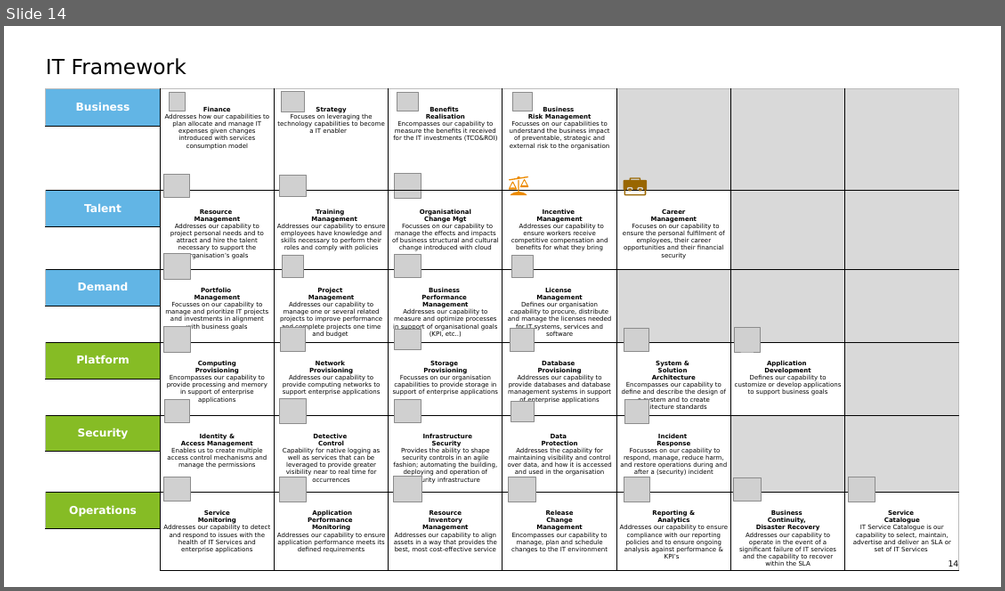
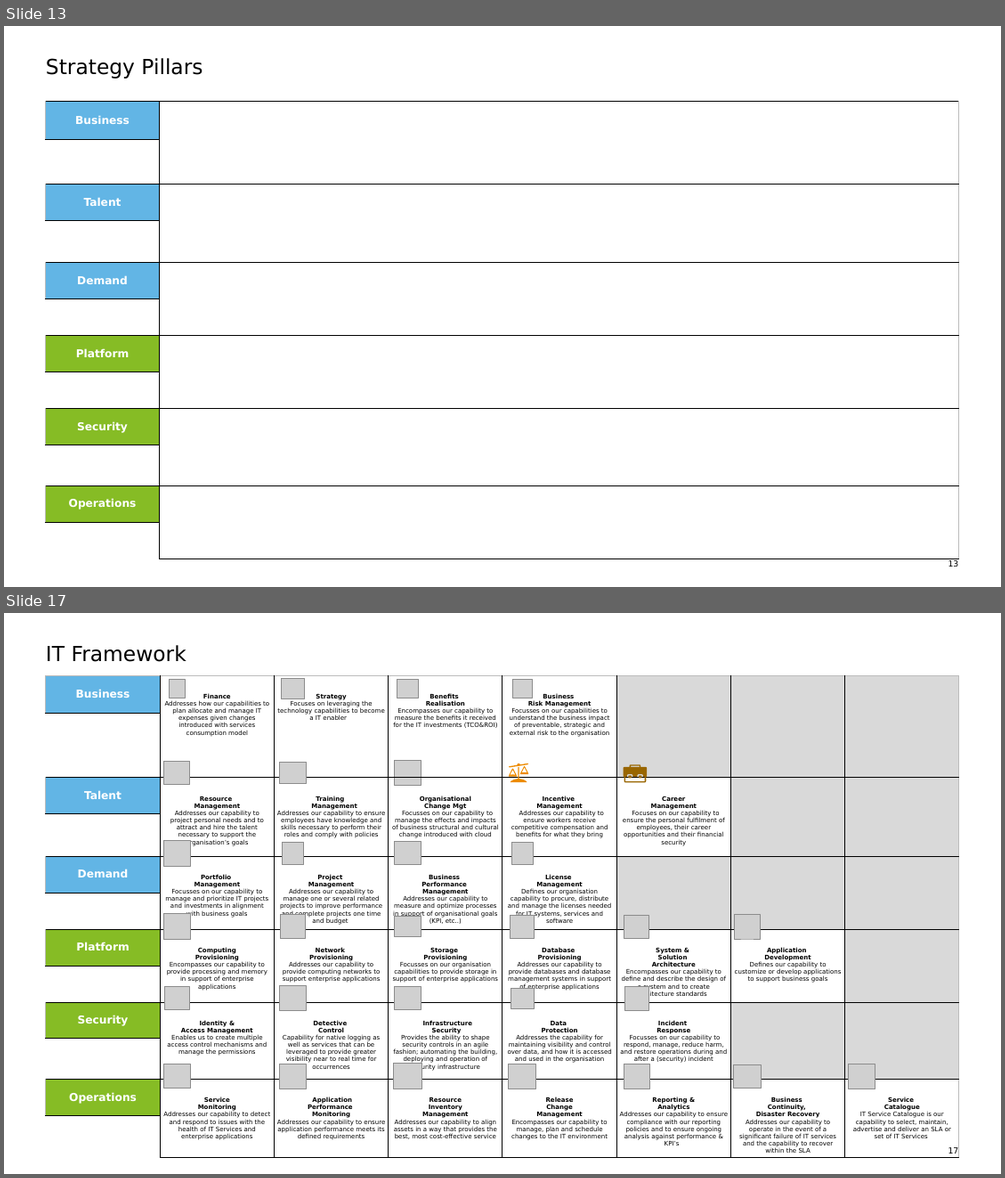
Before and after one commit to sjhoeksma/docs4it, a slide deck: support-material/docs4IT.pptx. Shown one above the other, each under a label of ours: slide 14 before the commit, slides 13 and 17 after it; the slides between them are not shown. The pictures are 1005x591 and 1005x1178 pixels, drawn with LibreOffice and Linux fonts; fonts in the diff are those of the drawing; grey boxes stand for pictures. Boxes give left, top, right and bottom in pixels: in the first picture for what was removed or moved away, otherwise in the second. Text is boxed around its words. In the diff, an @@ line names an element or a change of style, - is before the commit and + after.

```diff
--- a/support-material/docs4IT.pptx
+++ b/support-material/docs4IT.pptx
@@ slide 13 added at bbox=[4, 26, 1001, 587], background #FFFFFF @@
@@ table added at bbox=[45, 63, 959, 558], 13 rows, 3 columns @@
+ |  | 
+Business |  | 
+ |  | 
+Talent |  | 
+ |  | 
+Demand |  | 
+ |  | 
+Platform |  | 
+ |  | 
+Security |  | 
+ |  | 
+Operations |  | 
+ |  | 
@@ title added at bbox=[46, 58, 202, 79], 20 pt, text #000000 @@
+Strategy Pillars
@@ page number added at bbox=[948, 560, 959, 566], 8 pt, text #000000 @@
+13
@@ what was slide 14 is now slide 17 @@
@@ page number at bbox=[948, 1147, 959, 1156]: text changed @@
-14
+17
```
Also in this commit, not shown: 13 slides changed, 3 other slides added, 24 other files.
